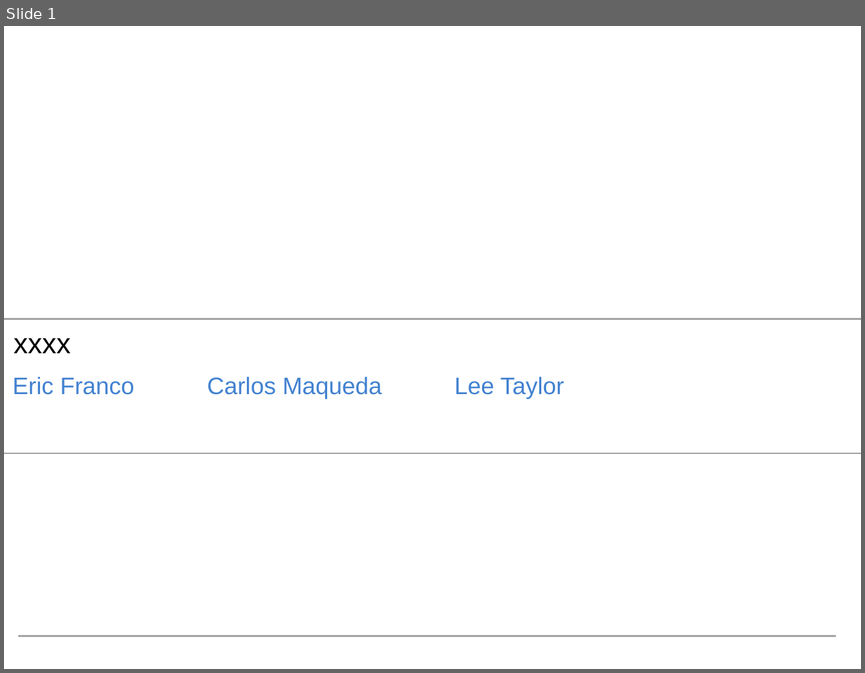
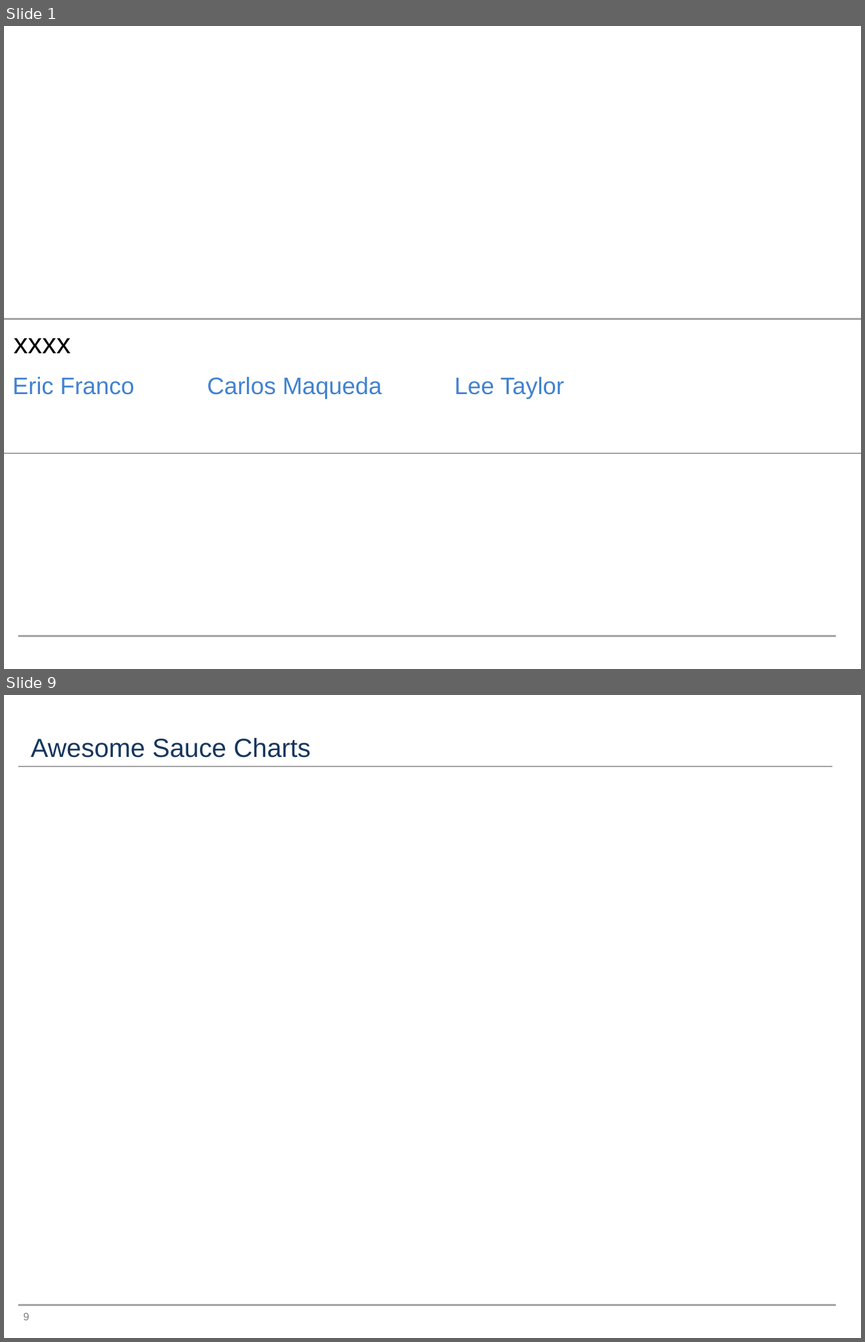
Before and after one commit to francoe/project_3, a slide deck: project_3_presentation.pptx. Shown one above the other, each under a label of ours: slide 1 before the commit, slides 1 and 9 after it; the slides between them are not shown. The pictures are 865x673 and 865x1342 pixels, drawn with LibreOffice and Linux fonts; fonts in the diff are those of the drawing. Boxes give left, top, right and bottom in pixels: in the first picture for what was removed or moved away, otherwise in the second. Text is boxed around its words. In the diff, an @@ line names an element or a change of style, - is before the commit and + after.

```diff
--- a/project_3_presentation.pptx
+++ b/project_3_presentation.pptx
@@ slide 9 added at [4,695,861,1338], background #FFFFFF; not listed: 1 template element that a slide beside it also shows @@
@@ title added at [31,738,311,758], 22 pt, text #17365D @@
+Awesome Sauce Charts
@@ line added from (18, 766) to (832, 766), #A6A6A6 1.5 pt @@
@@ page number added at [23,1312,29,1320], 9 pt, text #808080 @@
+9
```
Also in this commit, not shown: 1 slide changed, 6 other slides added, 3 slides removed, 1 other file.
